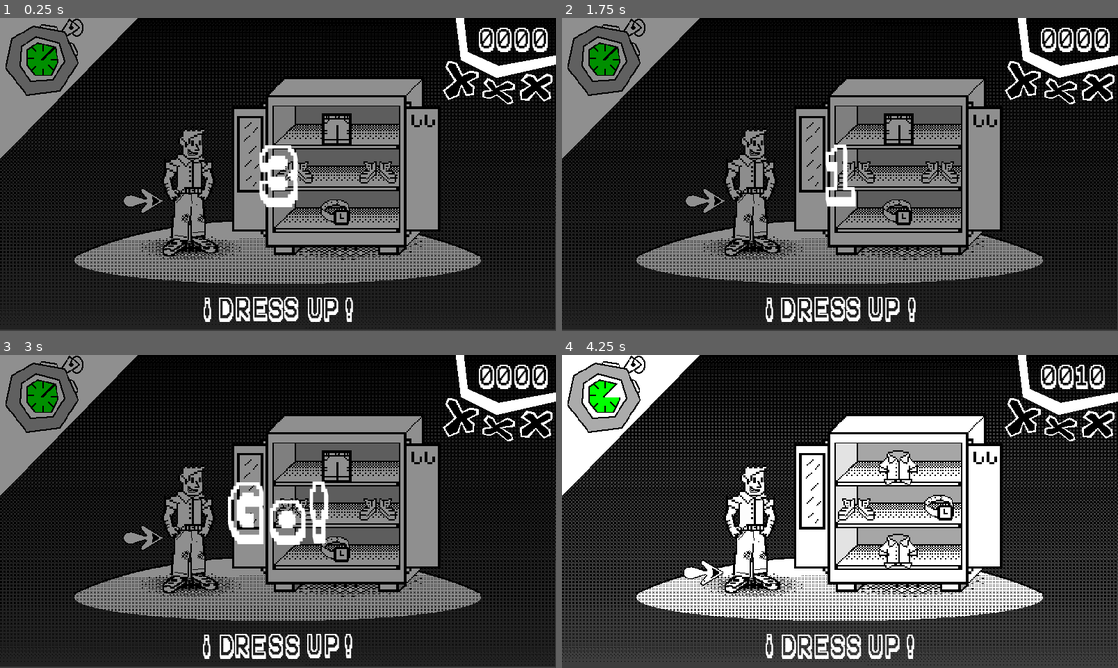
Above: before the commit, frames 1-4 (two rows, left to right).
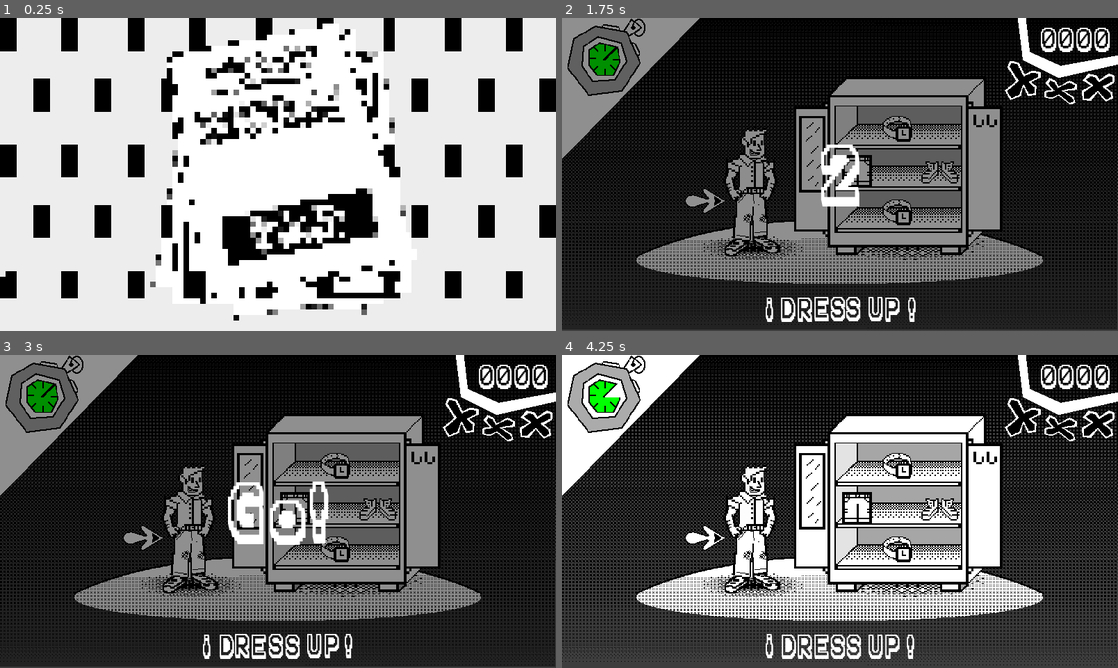
Above: after the commit, the same moments.

Repository: musiualejo/GJB24
Game: Godot game, scene res://scenes/menu.tscn
Same seed, same stepped clock (60 frames per second), same inputs: the game is played once before the commit and once after it. Before the commit the project starts from res://scenes/main.tscn.
Inputs (mouse positions are in pixels of both pictures, inside the frame that each line leads up to):
- Up to frame 1 (0.25 s): no input
- Up to frame 2 (1.75 s): click (862, 227) at 0.52 s; tap Enter (ui_accept) at 1.25, 1.35, 1.52 s; move the mouse to (840, 309) at 1.27 s; hold Right (ui_right) from 1.28 s (still down)
- Up to frame 3 (3 s): tap Enter (ui_accept) at 1.82, 2.1, 2.27, 2.57, 2.85 s; move the mouse to (166, 527) at 2.02 s; release Right (ui_right) at 2.03 s; hold Down (ui_down) 2.03-2.78 s; move the mouse to (333, 442) at 2.77 s; hold Right (ui_right) from 2.78 s (still down)
- Up to frame 4 (4.25 s): move the mouse to (812, 574) at 3.52 s; release Right (ui_right) at 3.53 s; hold Up (ui_up) from 3.53 s (still down); tap Enter (ui_accept) at 3.6, 3.77, 4.07 s

The runs differ from the first frame. In frame 1, 91% of the frame differs, in the area x 0-100%, y 0-100%; in frame 2, 1.2%; in frame 3, 0.6%; in frame 4, 1.9%.

Commit message:
Add main menu

Diff:
--- a/project.godot
+++ b/project.godot
@@ -11,7 +11,7 @@
 [application]
 
 config/name="GJB24"
-run/main_scene="res://scenes/main.tscn"
+run/main_scene="res://scenes/menu.tscn"
 config/features=PackedStringArray("4.2", "GL Compatibility")
 config/icon="res://icon.svg"
 
--- /dev/null
+++ b/scenes/menu.tscn
@@ -0,0 +1,76 @@
+[gd_scene load_steps=6 format=3 uid="uid://ccmrqy150f4jb"]
+
+[ext_resource type="Texture2D" uid="uid://cfcmceojc812e" path="res://sprites/fondos/bg_menu.png" id="1_bfwtc"]
+[ext_resource type="Script" path="res://scripts/menu.gd" id="1_w31md"]
+[ext_resource type="Texture2D" uid="uid://bd65p57dsxypo" path="res://sprites/ui/CRAZY.png" id="2_ao4yf"]
+[ext_resource type="Texture2D" uid="uid://b6nanmvbswvvh" path="res://sprites/ui/ROUTINE.png" id="3_8jq8d"]
+[ext_resource type="Texture2D" uid="uid://cw70immk3wufu" path="res://sprites/ui/START.png" id="4_3x3th"]
+
+[node name="Menu" type="Control"]
+layout_mode = 3
+anchors_preset = 15
+anchor_right = 1.0
+anchor_bottom = 1.0
+grow_horizontal = 2
+grow_vertical = 2
+script = ExtResource("1_w31md")
+
+[node name="TextureRect" type="TextureRect" parent="."]
+layout_mode = 1
+anchors_preset = 15
+anchor_right = 1.0
+anchor_bottom = 1.0
+grow_horizontal = 2
+grow_vertical = 2
+texture = ExtResource("1_bfwtc")
+
+[node name="Label" type="Control" parent="."]
+layout_mode = 1
+anchor_right = 0.55
+anchor_bottom = 0.624
+offset_left = 462.0
+offset_top = 62.0
+offset_right = 462.0
+offset_bottom = 61.72
+
+[node name="TextureRect" type="TextureRect" parent="Label"]
+layout_mode = 0
+offset_left = 12.0
+offset_top = -4.0
+offset_right = 275.0
+offset_bottom = 119.0
+texture = ExtResource("2_ao4yf")
+
+[node name="TextureRect2" type="TextureRect" parent="Label"]
+layout_mode = 0
+offset_left = -12.0
+offset_top = 94.0
+offset_right = 336.0
+offset_bottom = 232.0
+texture = ExtResource("3_8jq8d")
+
+[node name="Button" type="Button" parent="Label"]
+layout_mode = 1
+anchors_preset = -1
+anchor_right = 0.433
+anchor_bottom = 0.287
+offset_left = 42.0
+offset_top = 400.0
+offset_right = 90.168
+offset_bottom = 379.137
+rotation = -0.198104
+
+[node name="ColorRect" type="ColorRect" parent="Label/Button"]
+layout_mode = 0
+offset_right = 352.0
+offset_bottom = 107.0
+color = Color(0, 0, 0, 1)
+
+[node name="TextureRect3" type="TextureRect" parent="Label/Button"]
+layout_mode = 0
+offset_left = 76.5033
+offset_top = -25.441
+offset_right = 313.503
+offset_bottom = 92.559
+rotation = 0.198968
+texture = ExtResource("4_3x3th")
--- /dev/null
+++ b/scripts/menu.gd
@@ -0,0 +1,32 @@
+extends Control
+
+
+@onready var main_scene: Node2D = preload("res://scenes/main.tscn").instantiate()
+@onready var button: Button = $Label/Button
+@onready var button_background: ColorRect = $Label/Button/ColorRect
+
+
+# Called when the node enters the scene tree for the first time.
+func _ready():
+	button.pressed.connect(_go_to_main)
+	button.mouse_entered.connect(_start_hover)
+	button.mouse_exited.connect(_stop_hover)
+	button_background.color = Color(0.0, 0.0, 0.0)
+
+
+func _go_to_main():
+	get_tree().root.add_child(main_scene)
+	queue_free()
+
+
+func _start_hover():
+	button_background.color = Color(0.3, 0.3, 0.3)
+
+
+func _stop_hover():
+	button_background.color = Color(0.0, 0.0, 0.0)
+
+
+func _process(_delta):
+	if Input.is_action_just_pressed("ui_accept"):
+		_go_to_main()
Not shown: 1 places in scenes/minijuegos/carriles.tscn that only renumber resources
Binary file added: sprites/fondos/bg_menu.png
Not shown, added: sprites/fondos/bg_menu.png.import
Binary file added: sprites/ui/CRAZY.png
Not shown, added: sprites/ui/CRAZY.png.import
Binary file added: sprites/ui/ROUTINE.png
Not shown, added: sprites/ui/ROUTINE.png.import
Binary file added: sprites/ui/START.png
Not shown, added: sprites/ui/START.png.import
